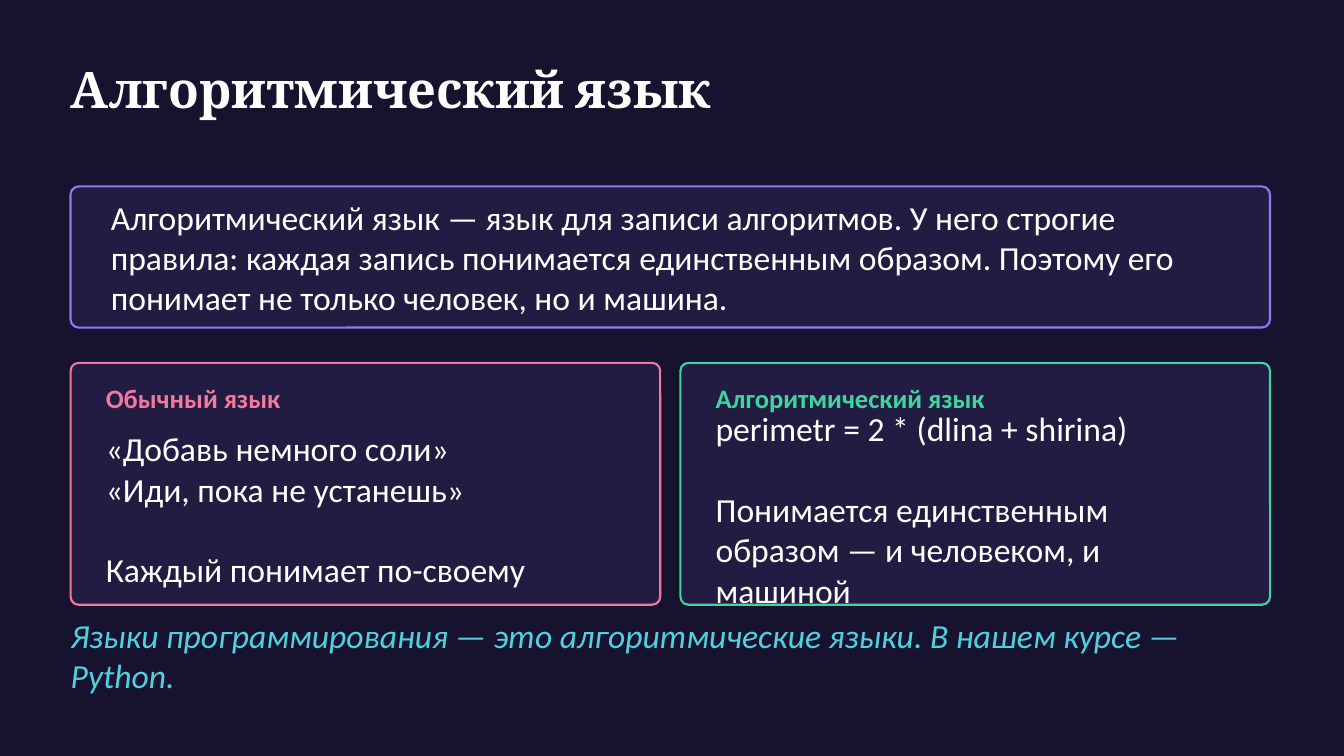
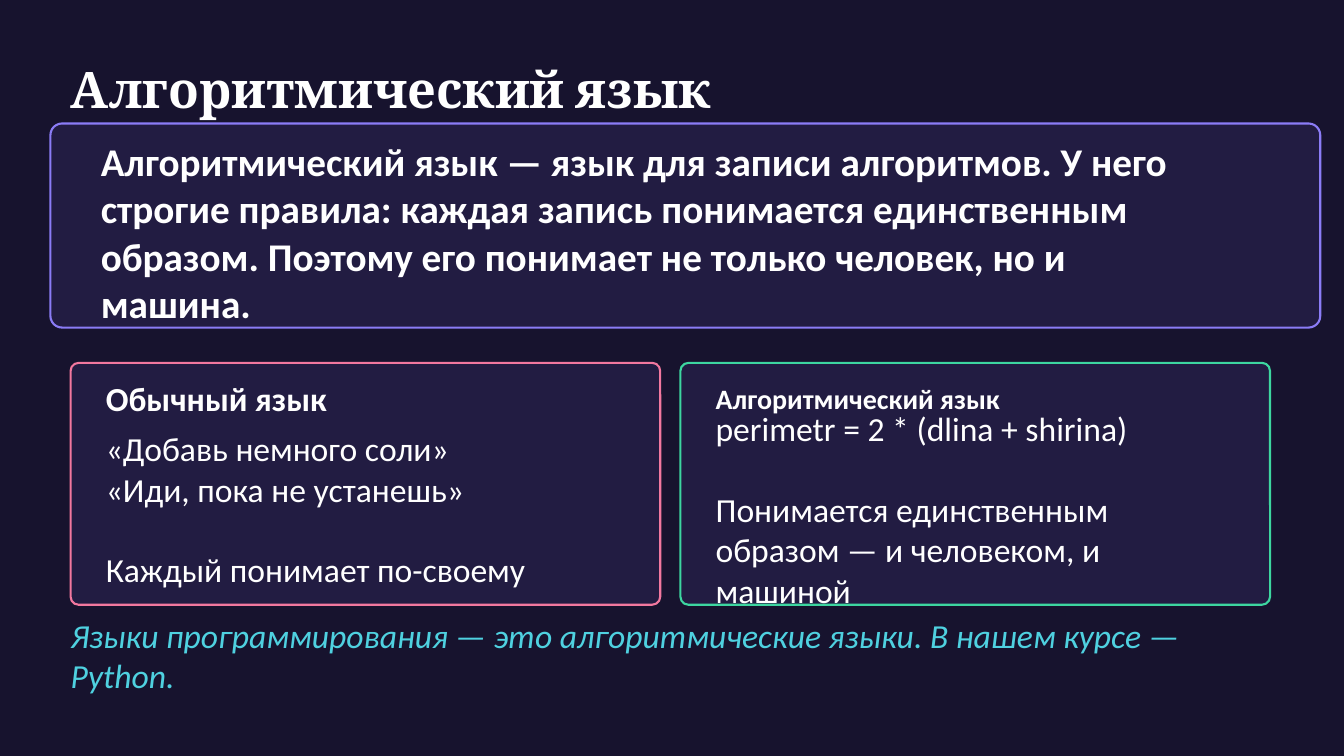
Before and after one commit to MuhammadMusa1/Pulotovschool, a slide deck: slide 12 of 10 класс/urok2/Презентация_занятие2_ред2.pptx. Drawn at 1344x756 pixels with LibreOffice and Linux fonts; fonts in the diff are those of the drawing. Boxes give left, top, right and bottom in pixels: in the first picture for what was removed or moved away, otherwise in the second. Text is boxed around its words. In the diff, an @@ line names an element or a change of style, - is before the commit and + after.

```diff
--- a/10 класс/urok2/Презентация_занятие2_ред2.pptx
+++ b/10 класс/urok2/Презентация_занятие2_ред2.pptx
@@ rounded rectangle: place and size @@
-rounded rectangle at (71,187,1270,328)
+rounded rectangle at (50,124,1321,328)
@@ text "Алгоритмический язык — язык для ...": place and size @@
-text "Алгоритмический язык — язык для ..." at (111,207,1174,314)
+text "Алгоритмический язык — язык для ..." at (101,149,1167,328)
@@ text "Алгоритмический язык — язык для ..." at (101,149,1167,328): size 24 to 28 pt, bold on @@
@@ text "Обычный язык" at (106,388,327,412): size 19 to 24 pt, text colour #F2789F to #FFFFFF @@
@@ text "Алгоритмический язык" at (716,390,1000,414): size 19 to 20 pt, text colour #3DD6A0 to #FFFFFF @@
```
Also in this commit, not shown: 8 other slides changed, 5 other files.
